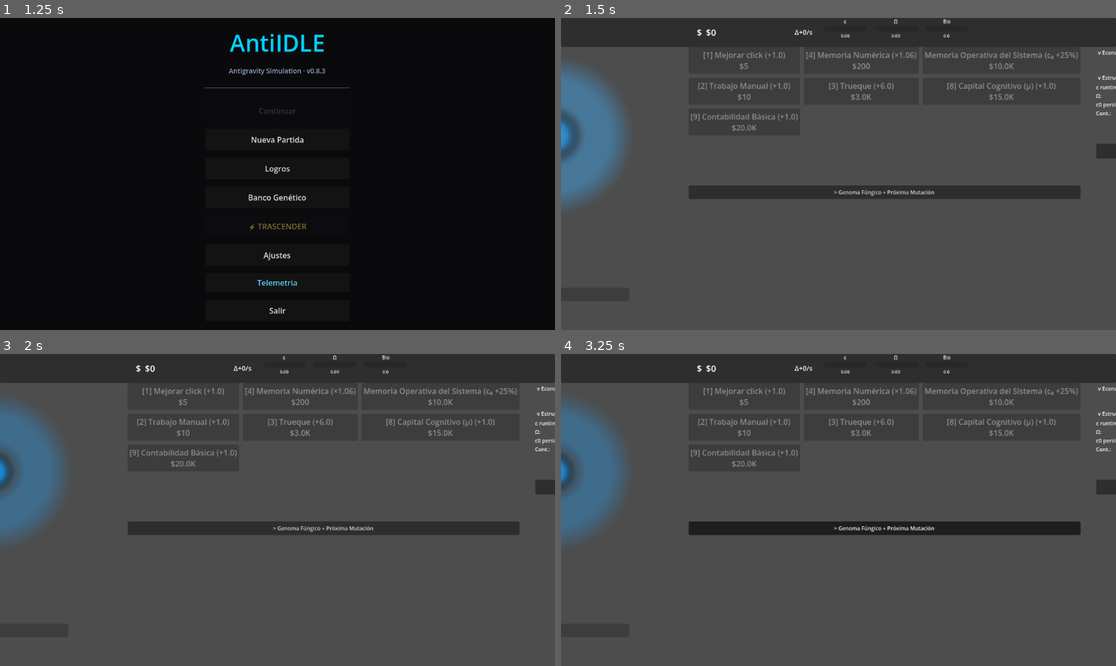
Above: before the commit, frames 1-4 (two rows, left to right).
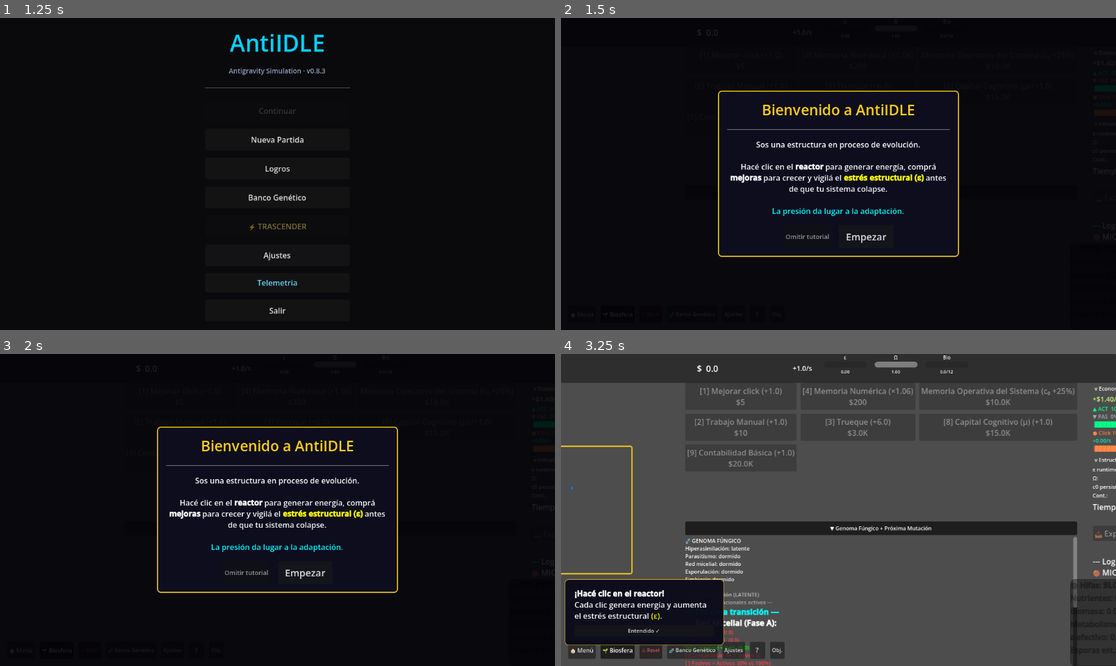
Above: after the commit, the same moments.

Repository: amurito/godot-idle-game
Game: Godot game, scene res://MainMenu.tscn
Two runs of this game, one before a commit and one after it. Both use one fixed random seed, a clock stepped at 60 frames per second and the inputs below.
Inputs (mouse positions are in pixels of both pictures, inside the frame that each line leads up to):
- Up to frame 1 (1.25 s): click "Iniciar" at 0.5 s
- Up to frame 2 (1.5 s): click "Nueva Partida" at 1.25 s
- Up to frame 3 (2 s): no input
- Up to frame 4 (3.25 s): click (866, 572) at 2 s, where only the run after the commit has a clickable "Empezar"; click "> Genoma Fúngico + Próxima Mu…" at 2.75 s

Frame 1 is identical in both runs. In frame 2, 100% of the frame differs, in the area x 0-100%, y 0-100%; in frame 3, 100%; in frame 4, 18%.
Error before the commit: Parse Error: Cannot infer the type of "plain_str" variable because the value doesn't have a set type. (res://UIManager.gd:364)

Commit message:
fix: type hints explícitos en build_formula_text (plain_str, raw_n)

Diff:
--- a/UIManager.gd
+++ b/UIManager.gd
@@ -361,7 +361,7 @@
 		formula_main += " · [color=#ffdd88]Λ[/color]"
 
 	# Auto-escala por longitud
-	var plain_str := formula_main
+	var plain_str: String = formula_main
 	for tag in ["[color=#ffcc00]","[color=#ff4dff]","[color=#44ee88]","[color=#bb44ff]",
 				"[color=#ffdd44]","[color=#8899ff]","[color=#ff44ff]","[color=#44ffaa]",
 				"[color=#ffaa44]","[color=#9933cc]","[color=#ffdd88]","[color=cyan]","[/color]"]:
@@ -384,7 +384,7 @@
 	# Información del Modelo
 	t += "fⁿ = c₀ · κμ^(1 - 1/n)\n\n"
 	t += "κμ = k · (1 + α · (μ - 1))\n"
-	var raw_n := main.get_structural_upgrades()
+	var raw_n: int = main.get_structural_upgrades()
 	t += "[color=#cccccc]c₀ = %.2f  cₙ = %.2f  μ = %.2f  n = %d[/color][/center]" % [
 		StructuralModel.persistence_base, StructuralModel.persistence_dynamic, main.cached_mu, raw_n
 	]
